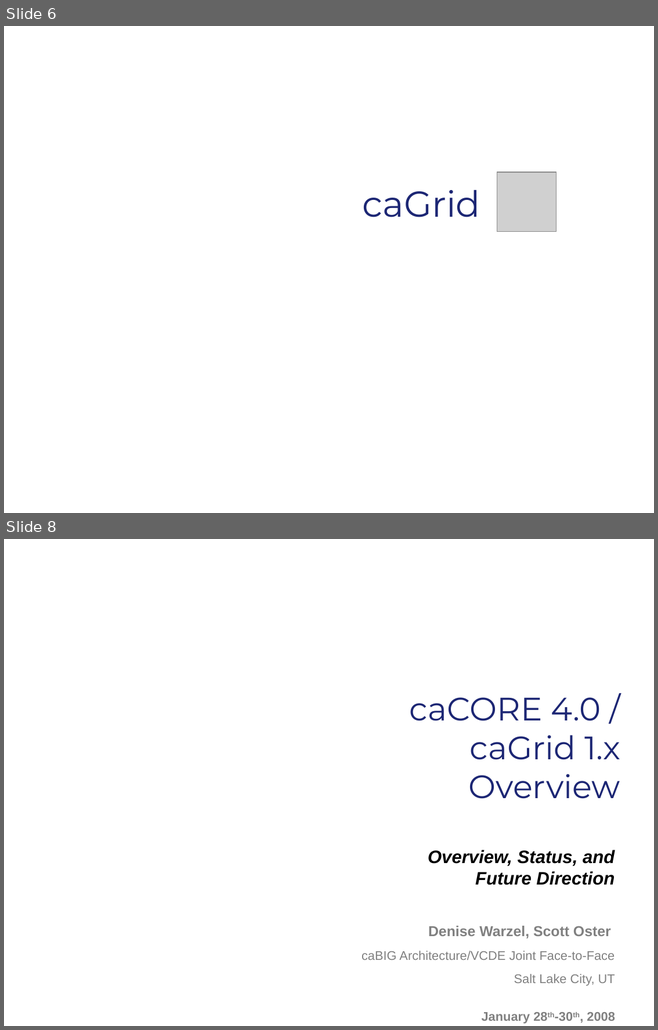
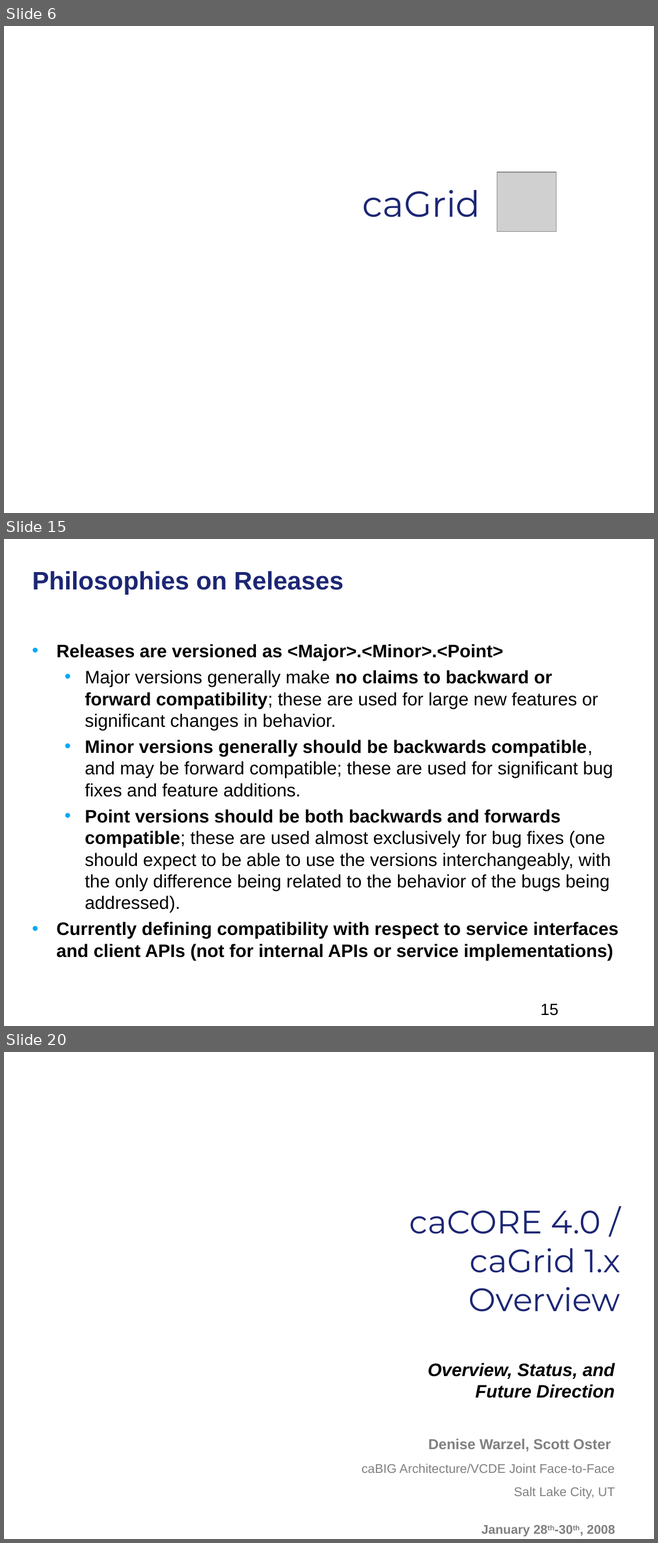
Before and after one commit to NCIP/cagrid-portal, a slide deck: cagrid-1-0/Documentation/presentations/200801_VCDE_ARCH/20080128_30_XCWS_F2F_Day2_caCORE_caGrid.ppt. Shown one above the other, each under a label of ours: slides 6 and 8 before the commit, slides 6, 15 and 20 after it; the slides between them are not shown. The pictures are 658x1030 and 658x1543 pixels, drawn with LibreOffice and Linux fonts; fonts in the diff are those of the drawing; grey boxes stand for pictures; background and template pictures are left out. Boxes give left, top, right and bottom in pixels: in the first picture for what was removed or moved away, otherwise in the second. Text is boxed around its words. In the diff, an @@ line names an element or a change of style, - is before the commit and + after.

```diff
--- a/cagrid-1-0/Documentation/presentations/200801_VCDE_ARCH/20080128_30_XCWS_F2F_Day2_caCORE_caGrid.ppt
+++ b/cagrid-1-0/Documentation/presentations/200801_VCDE_ARCH/20080128_30_XCWS_F2F_Day2_caCORE_caGrid.ppt
@@ slide 15 added at [4,539,654,1026], background picture (left out) @@
@@ title added at [32,571,343,595], 28 pt, text #1C2674, bold @@
+Philosophies on Releases
@@ text added at [56,644,618,961], 20 pt, text #000000 @@
+• Releases are versioned as <Major>.<Minor>.<Point>
+  • Major versions generally make no claims to backward or forward compatibility; these are used for large new features or significant changes in behavior.
+  • Minor versions generally should be backwards compatible, and may be forward compatible; these are used for significant bug fixes and feature additions.
+  • Point versions should be both backwards and forwards compatible; these are used almost exclusively for bug fixes (one should expect to be able to use the versions interchangeably, with the only difference being related to the behavior of the bugs being addressed).
+• Currently defining compatibility with respect to service interfaces and client APIs (not for internal APIs or service implementations)
@@ page number added at [540,1004,558,1016], 18 pt, text #000000 @@
+15
@@ what was slide 8 is now slide 20 @@
```
Also in this commit, not shown: 1 slide changed, 15 other slides added, 1 slide removed.
